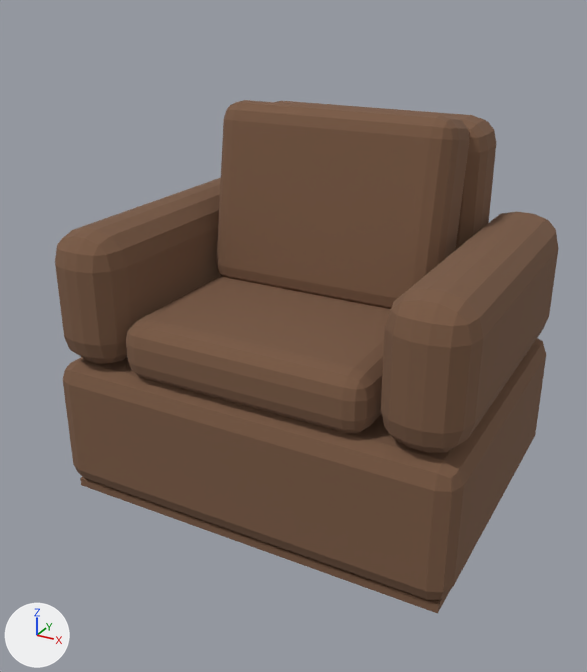
What one commit did to the glTF model web/public/assets/models/living/recliner.glb.
Camera for both pictures: a camera (50 mm lens) standing at (0.778, -1.557, 1.093) and looking at (-0.003, -0.137, 0.383). Lighting does not change. The marker at lower left points along +X, +Y and +Z. The older version comes first. Vertices at exactly the same position are counted once.

The first picture shows 'chair', 'seat'.
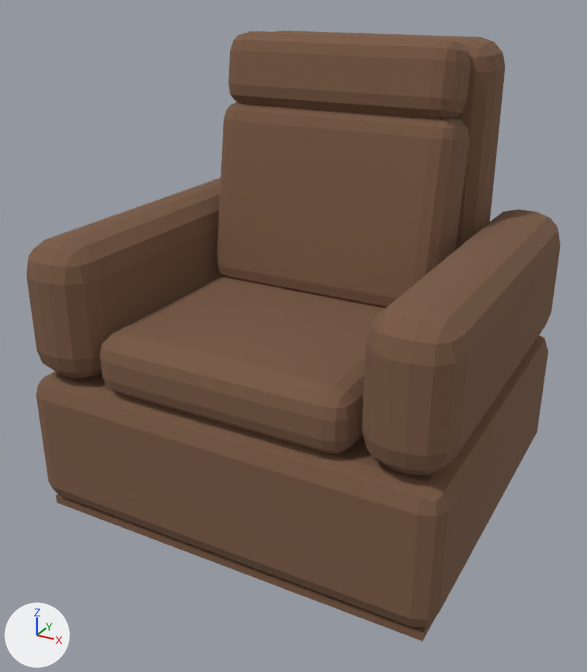
Boxes [x1, y1, x2, y2] around the edits, measured in the pictures (587 x 672 px; the box of a moved part takes in the faces that stretch with it):
'chair', reshaped (6% taller)
    before: [55, 178, 558, 614]
    after: [27, 178, 560, 641]
'seat', reshaped (9% wider, 27% taller)
    before: [126, 100, 496, 433]
    after: [100, 31, 505, 454]
part 1 of me_chair, moved or reshaped
    before: [80, 477, 450, 614]
    after: [56, 494, 434, 641]
part 2 of me_chair, moved or reshaped
    before: [55, 230, 477, 600]
    after: [27, 238, 464, 627]
part 3 of me_chair, moved or reshaped
    before: [71, 178, 558, 584]
    after: [45, 178, 560, 612]
part 4 of me_seat, added
    after: [274, 31, 505, 250]
part 5 of me_seat, moved or reshaped
    before: [126, 101, 496, 433]
    after: [100, 31, 471, 454]

The change, as a list of edits to the scene's bpy script:
```text
Change me_chair:
    used by ob_chair; location = (0.0, 0.0, 0.0)
    remove me_chair.from_pydata(...)  # 256 vertices, 496 faces; spans x -0.46..0.46, y -0.4..0.3, z 0.0..0.62
    add me_chair.from_pydata(...)  # 256 vertices, 496 faces; spans x -0.46..0.46, y -0.48..0.32, z 0.0..0.62
    me_chair part 1: the loose piece of 8 vertices spanning x -0.44..0.44, y -0.38..0.28, z 0.0..0.02 is scaled about its middle by (1, 1.15, 1), then moved by (0.0, -0.03, 0.0)
    me_chair part 2: 124 of the vertices in x -0.46..0.46, y -0.4..-0.33, z 0.02..0.62 are moved by (0.0, -0.08, 0.0)
    me_chair part 3: 124 of the vertices in x -0.46..0.46, y 0.23..0.3, z 0.02..0.62 are moved by (0.0, 0.02, 0.0)
Change me_seat:
    used by ob_seat; location = (0.0, -0.12, 0.44)
    remove me_seat.from_pydata(...)  # 288 vertices, 564 faces; spans x -0.3..0.3, y -0.27..0.41, z -0.12..0.403
    add me_seat.from_pydata(...)  # 384 vertices, 752 faces; spans x -0.3..0.3, y -0.35..0.42, z -0.12..0.548
    me_seat part 4: a new loose piece of 96 vertices spanning x -0.3..0.3, y 0.24..0.42, z -0.12..0.54, in mat_tan (brown #7a5a44)
    me_seat part 5
    48 vertices are removed from x -0.3..0.3, y 0.23..0.41, z -0.12..-0.06
    110 faces are deleted
    48 vertices in x -0.28..0.28, y -0.27..-0.225, z -0.12..0.01 move by (0.0, -0.08, 0.0)
    48 vertices in x -0.28..0.28, y 0.165..0.21, z -0.12..0.01 move by (0.0, 0.02, 0.0)
    48 vertices move from x -0.3..0.3, y 0.23..0.41, z 0.32..0.38 to x -0.265..0.265, y 0.136..0.275, z 0.489..0.548
    26 vertices are added at x -0.259..0.259, y 0.128..0.254, z 0.382..0.418
    8 new vertices lie (0.0, -0.011, -0.07) away from vertices in x -0.27..0.27, y 0.23..0.41, z 0.32
    8 new vertices lie (0.0, -0.011, -0.069) away from vertices in x -0.3..0.3, y 0.26..0.38, z 0.32
    6 new vertices lie (0.44, 0.0, 0.0) away from vertices in x -0.22, y 0.128..0.254, z 0.382..0.418
    110 new faces join them, mat_tan_cushion (brown #7a5a44)
```
